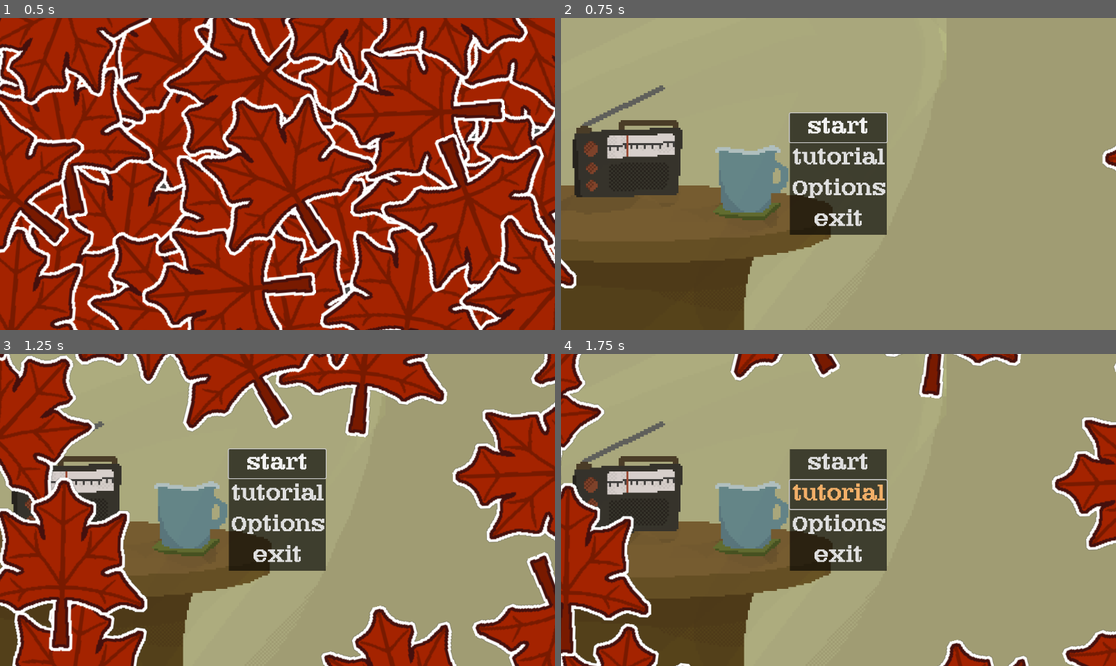
Above: before the commit, frames 1-4 (two rows, left to right).
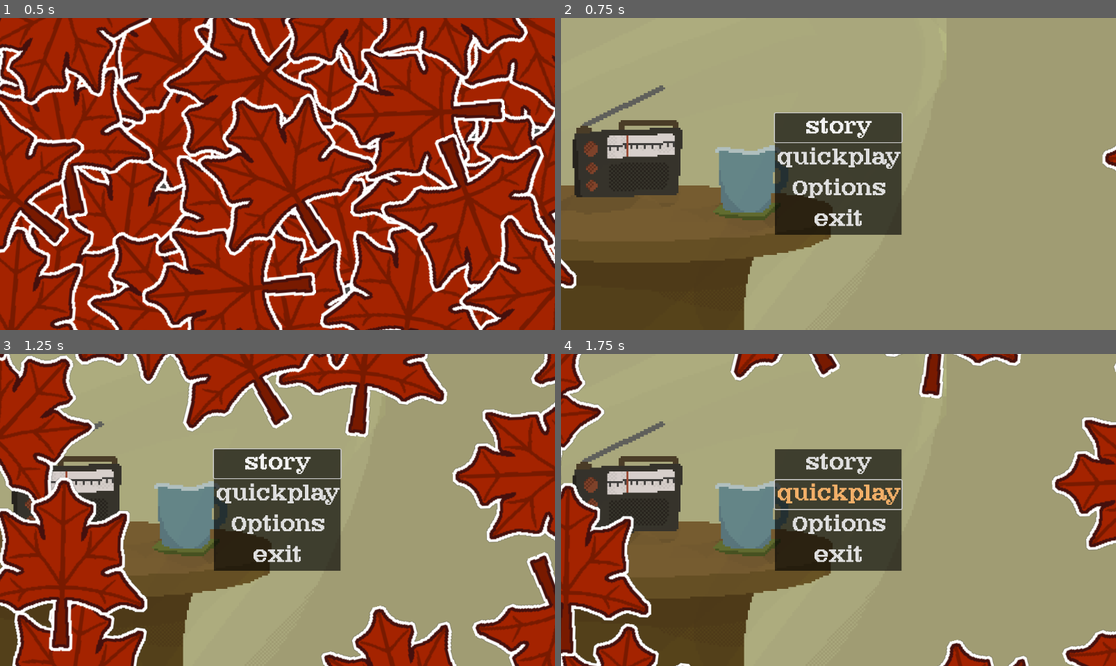
Above: after the commit, the same moments.

Repository: wewewer123/Cozy-Chaos-Fall-2025
Game: Godot game, scene res://scenes/game/GameHolder.tscn
Two runs of this game, one before a commit and one after it. Both use one fixed random seed, a clock stepped at 60 frames per second and the inputs below.
Inputs (mouse positions are in pixels of both pictures, inside the frame that each line leads up to):
- Up to frame 1 (0.5 s): no input
- Up to frame 2 (0.75 s): tap Enter at 0.5 s; move the mouse to (960, 158) at 0.52 s; hold D (right) from 0.53 s (still down); tap G (read_leaf) at 0.6 s; click (960, 158) at 0.67 s
- Up to frame 3 (1.25 s): keep holding D (right)
- Up to frame 4 (1.75 s): release D (right) at 1.25 s; click (838, 494) at 1.25 s, where only the run before the commit has a clickable "tutorial"

Frame 1 is identical in both runs. In frame 2, 2.9% of the frame differs, in the area x 38-62%, y 30-70%; in frame 3, 2.9%; in frame 4, 2.9%.
Error before the commit: Invalid access to property or key 'leaf' on a base object of type 'Nil'. (res://scripts/game/game_manager.gd:45)
Error after the commit: Invalid access to property or key 'leaf' on a base object of type 'Nil'. (res://scripts/game/game_manager.gd:47)

Commit message:
Adds Story Mode And Quickplay Mode

Diff:
--- a/scenes/ui/main_menu.tscn
+++ b/scenes/ui/main_menu.tscn
@@ -82,15 +82,15 @@
 
 [node name="Start" type="Button" parent="CenterContainer/Menu/CenterContainer/MenuButtonList"]
 layout_mode = 2
-focus_neighbor_bottom = NodePath("../tutorial")
-focus_next = NodePath("../tutorial")
+focus_neighbor_bottom = NodePath("../Quickplay")
+focus_next = NodePath("../Quickplay")
 focus_previous = NodePath("../Exit")
 theme = ExtResource("3_hh8cs")
 theme_type_variation = &"FlatButton"
-text = "start"
-flat = true
-
-[node name="tutorial" type="Button" parent="CenterContainer/Menu/CenterContainer/MenuButtonList"]
+text = "story"
+flat = true
+
+[node name="Quickplay" type="Button" parent="CenterContainer/Menu/CenterContainer/MenuButtonList"]
 layout_mode = 2
 focus_neighbor_top = NodePath("../Start")
 focus_neighbor_bottom = NodePath("../Options")
@@ -98,7 +98,7 @@
 focus_previous = NodePath("../Start")
 theme = ExtResource("3_hh8cs")
 theme_type_variation = &"FlatButton"
-text = "tutorial"
+text = "quickplay"
 flat = true
 
 [node name="Continue" type="Button" parent="CenterContainer/Menu/CenterContainer/MenuButtonList"]
@@ -112,10 +112,10 @@
 
 [node name="Options" type="Button" parent="CenterContainer/Menu/CenterContainer/MenuButtonList"]
 layout_mode = 2
-focus_neighbor_top = NodePath("../tutorial")
+focus_neighbor_top = NodePath("../Quickplay")
 focus_neighbor_bottom = NodePath("../Exit")
 focus_next = NodePath("../Exit")
-focus_previous = NodePath("../tutorial")
+focus_previous = NodePath("../Quickplay")
 theme = ExtResource("3_hh8cs")
 theme_type_variation = &"FlatButton"
 text = "Options
@@ -477,7 +477,7 @@
 
 [connection signal="visibility_changed" from="CenterContainer/Menu" to="CenterContainer/Menu" method="_on_visibility_changed"]
 [connection signal="pressed" from="CenterContainer/Menu/CenterContainer/MenuButtonList/Start" to="CenterContainer/Menu" method="_on_start_pressed"]
-[connection signal="pressed" from="CenterContainer/Menu/CenterContainer/MenuButtonList/tutorial" to="CenterContainer/Menu" method="_on_tutorial_pressed"]
+[connection signal="pressed" from="CenterContainer/Menu/CenterContainer/MenuButtonList/Quickplay" to="CenterContainer/Menu" method="_on_quickplay_pressed"]
 [connection signal="pressed" from="CenterContainer/Menu/CenterContainer/MenuButtonList/Continue" to="CenterContainer/Menu" method="_on_continue_pressed"]
 [connection signal="pressed" from="CenterContainer/Menu/CenterContainer/MenuButtonList/Options" to="." method="_on_options_pressed"]
 [connection signal="pressed" from="CenterContainer/Menu/CenterContainer/MenuButtonList/Exit" to="CenterContainer/Menu" method="_on_exit_pressed"]
--- a/scenes/world/Levels/level_voice_line_manager.gd
+++ b/scenes/world/Levels/level_voice_line_manager.gd
@@ -5,6 +5,8 @@
 @export var _level_beginning_voice_lines:Array[AudioStream]
 @export var _level_middle_voice_lines:Array[AudioStream]
 @export var _level_end_voice_lines:Array[AudioStream]
+
+var skip_voicelines = GameManager.is_quickplay
 
 func play_beginnging_lines_async():
 	await _play_voice_lines_async(_level_beginning_voice_lines)
@@ -19,6 +21,9 @@
 	return len(_level_middle_voice_lines) > 0
 
 func _play_voice_lines_async(voice_lines:Array[AudioStream]):
+	if skip_voicelines:
+		return
+
 	if len(voice_lines) == 0:
 		return
 
--- a/scripts/game/game_manager.gd
+++ b/scripts/game/game_manager.gd
@@ -26,6 +26,8 @@
 var curr_lane_spawner:Spawner = null
 var FIRST_LEVEL_INDEX = 1
 var current_level:int = FIRST_LEVEL_INDEX
+
+var is_quickplay = false
 
 func _ready() -> void:
 	var voices = DisplayServer.tts_get_voices()
--- a/scripts/ui/menu.gd
+++ b/scripts/ui/menu.gd
@@ -7,18 +7,18 @@
 @export var options_button:Button
 @export var exit_button:Button
 
-
 func _on_exit_pressed() -> void:
 	get_tree().quit()
 
 func _on_start_pressed() -> void:
-	GameManager.set_state(GameManager.game_states.LEVEL1)
-
-func _on_tutorial_pressed() -> void:
+	GameManager.current_level = 0
+	GameManager.is_quickplay = false
 	GameManager.set_state(GameManager.game_states.TUTORIAL)
-
-func _on_continue_pressed() -> void:
-	pass
 
 func _on_visibility_changed() -> void:
 	$CenterContainer/MenuButtonList/Start.grab_focus()
+
+func _on_quickplay_pressed() -> void:
+	GameManager.current_level = 1
+	GameManager.is_quickplay = true
+	GameManager.set_state(GameManager.game_states.LEVEL1)
--- a/scripts/world/main.gd
+++ b/scripts/world/main.gd
@@ -43,6 +43,7 @@
 
 func _should_play_mid_level_voice_lines(new_leaf_count:int) -> bool:
 	return (
+		!GameManager.is_quickplay and
 		level_voice_line_manager.has_mid_level_voice_lines() and
 		new_leaf_count == roundi(Globals.get_max_leaf_count() / 2.0))
 
--- a/scripts/world/tutorial.gd
+++ b/scripts/world/tutorial.gd
@@ -58,7 +58,7 @@
 	await get_tree().create_timer(4).timeout
 	_spawner.spawn_leaf()
 	await get_tree().create_timer(5).timeout
-	GameManager.set_state(GameManager.game_states.MENU)
+	GameManager.next_level()
 
 func _wait_for_tree_tutorial():
 	await get_tree().create_timer(1).timeout
